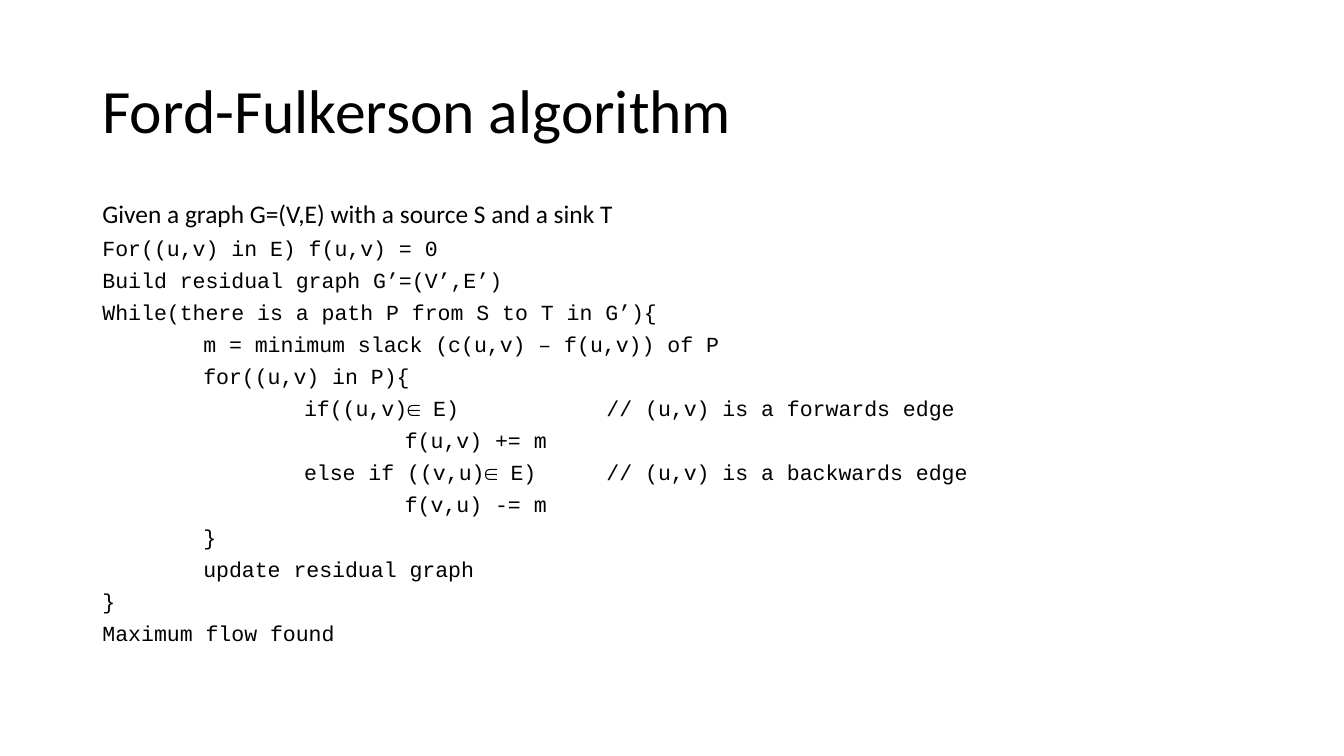
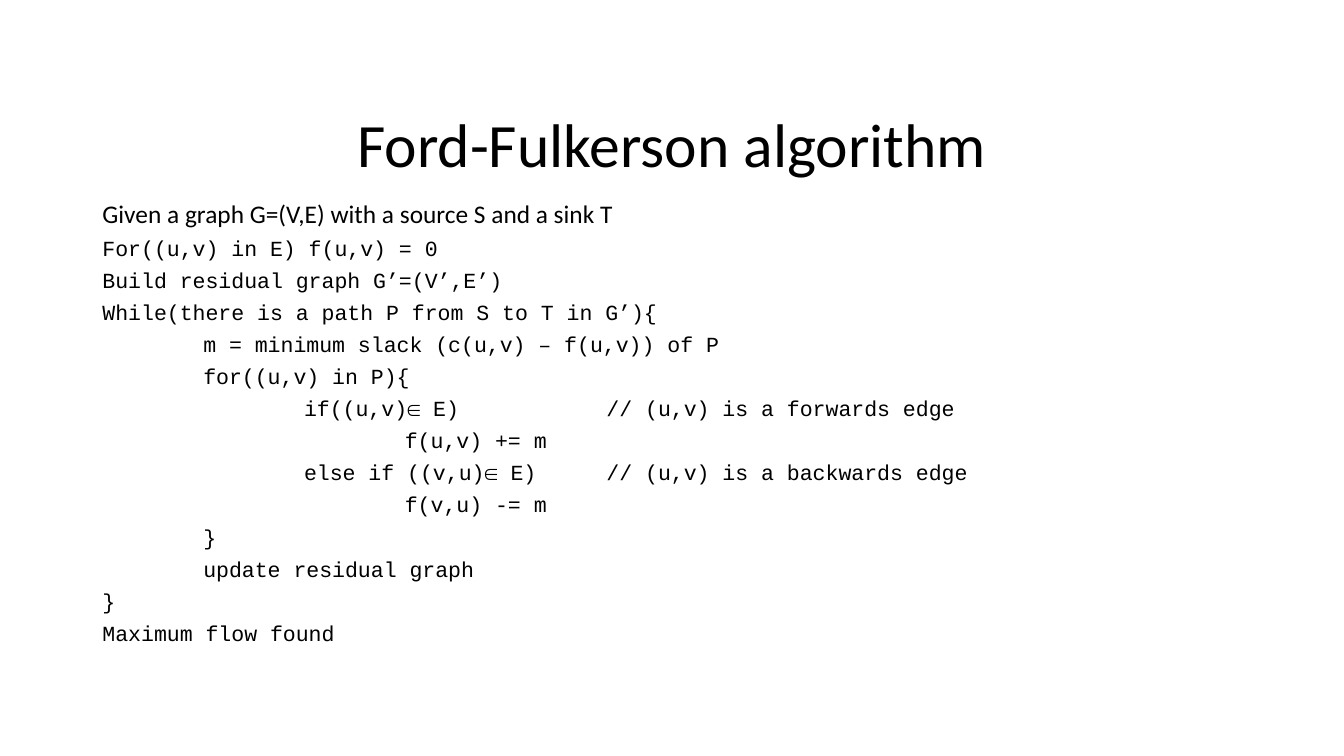
Before and after one commit to LMacPhail/ford-fulkerson, a slide deck: slide 6 of presentation-slides.pptx (slide 5 before the commit). Drawn at 1344x756 pixels with LibreOffice and Linux fonts; fonts in the diff are those of the drawing. Boxes give left, top, right and bottom in pixels: in the first picture for what was removed or moved away, otherwise in the second. Text is boxed around its words. In the diff, an @@ line names an element or a change of style, - is before the commit and + after.

```diff
--- a/presentation-slides.pptx
+++ b/presentation-slides.pptx
@@ title "Ford-Fulkerson algorithm" at [357, 124, 986, 178]: alignment left to centre; vertical alignment middle to bottom @@
```
Also in this commit, not shown: 5 other slides changed, 5 slides added, 2 slides removed, 7 other files.
